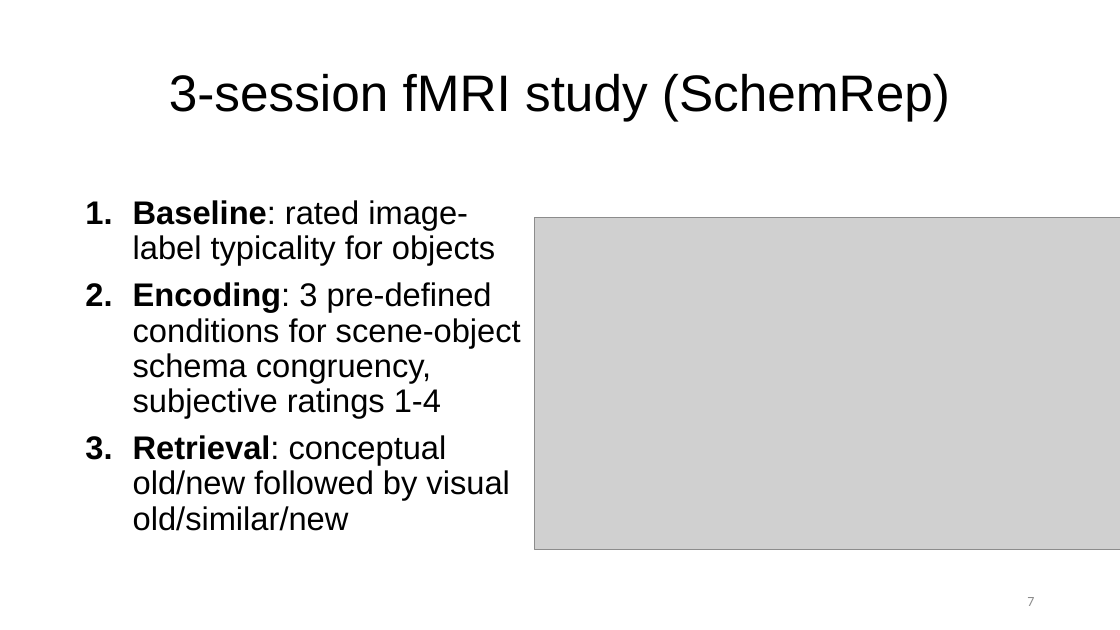
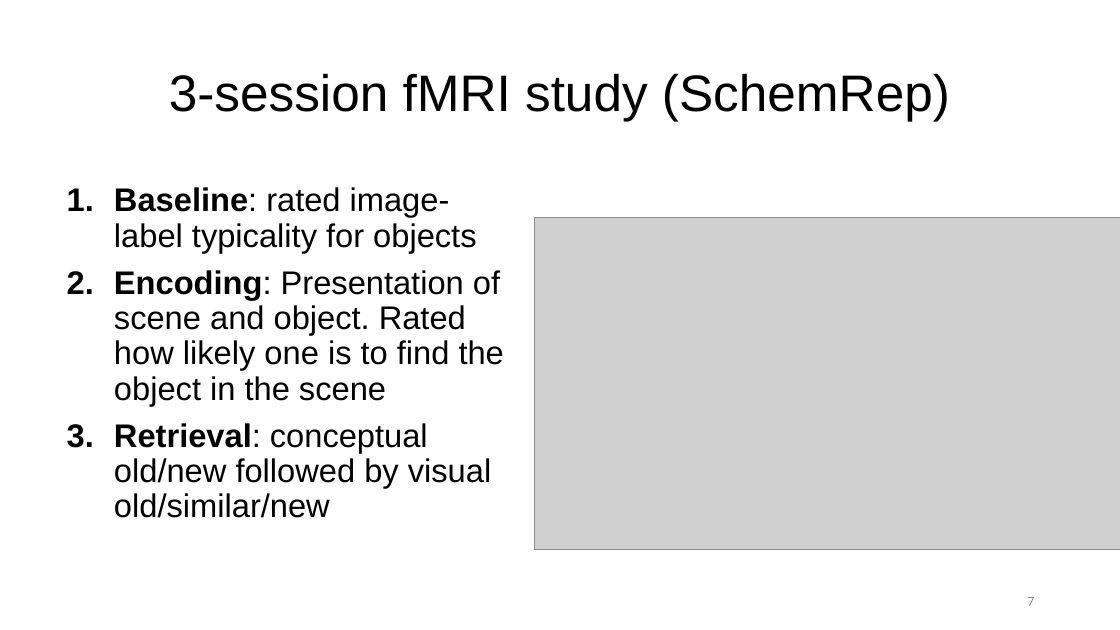
Before and after one commit to paulcbogdan/SchemeRep_PB, a slide deck: slide 7 of docs/SchemeRep_PB_Sep29.pptx. Drawn at 1120x630 pixels with LibreOffice and Linux fonts; fonts in the diff are those of the drawing; grey boxes stand for pictures. Boxes give left, top, right and bottom in pixels: in the first picture for what was removed or moved away, otherwise in the second. Text is boxed around its words. In the diff, an @@ line names an element or a change of style, - is before the commit and + after.

```diff
--- a/docs/SchemeRep_PB_Sep29.pptx
+++ b/docs/SchemeRep_PB_Sep29.pptx
@@ text "Baseline: rated image-label typicality for ...": place and size @@
-text "Baseline: rated image-label typicality for ..." at [133, 200, 521, 531]
+text "Baseline: rated image-label typicality for ..." at [114, 187, 504, 518]
@@ text at [114, 270, 504, 405]: text changed @@
-2. Encoding: 3 pre-defined conditions for scene-object schema congruency, subjective ratings 1-4
+2. Encoding: Presentation of scene and object. Rated how likely one is to find the object in the scene
```
Also in this commit, not shown: 8 other slides changed, 1 slide added, 4 slides removed, 22 other files.
